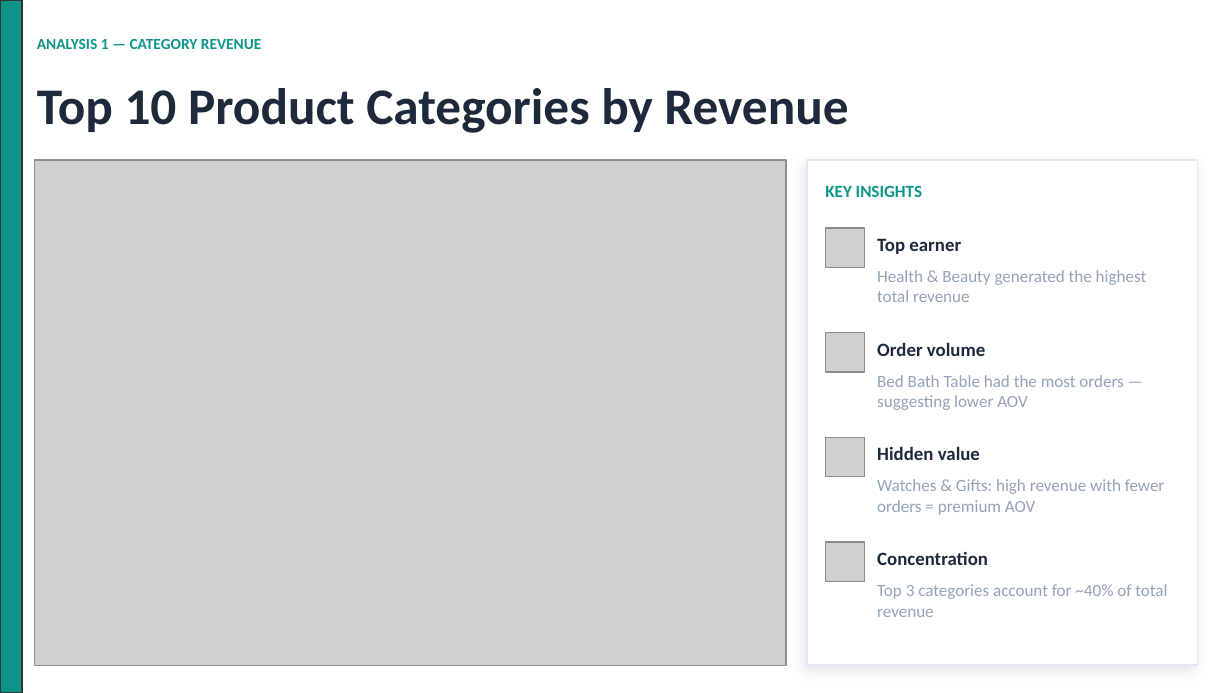
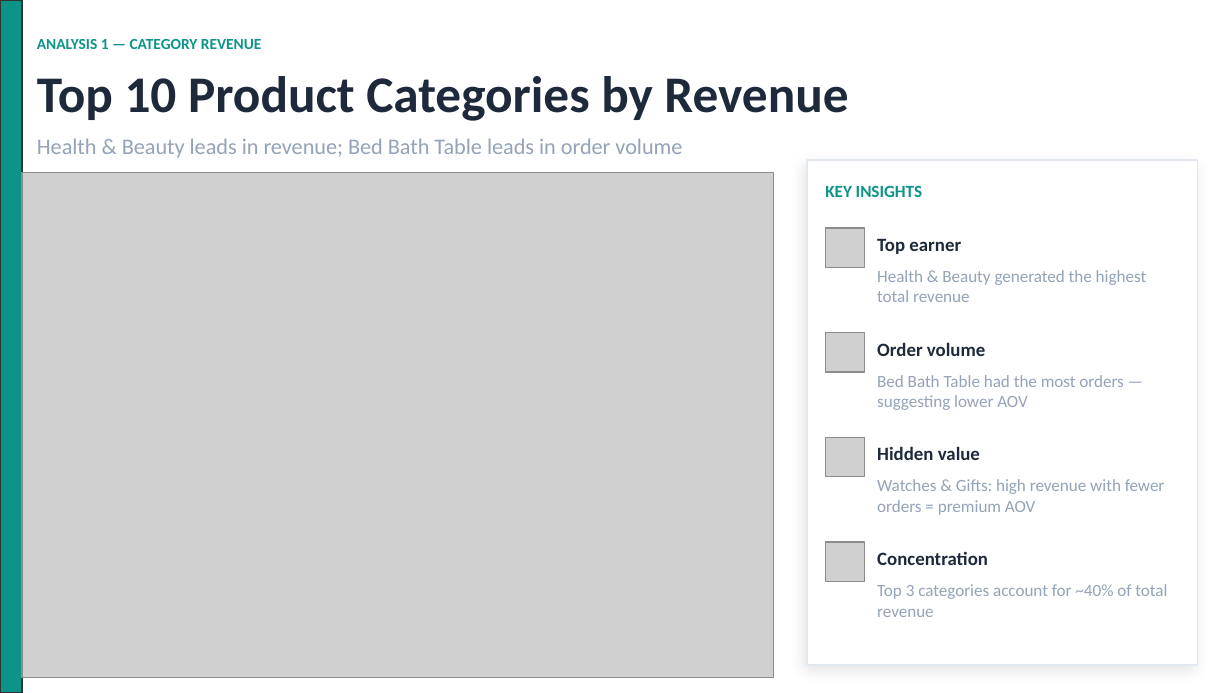
Before and after one commit to karunkrishnan2002/BI-Ecommerce-Sales-Analysis, a slide deck: slide 7 of Karun_Krishnan_BI_Case_Study.pptx. Drawn at 1232x693 pixels with LibreOffice and Linux fonts; fonts in the diff are those of the drawing; grey boxes stand for pictures. Boxes give left, top, right and bottom in pixels: in the first picture for what was removed or moved away, otherwise in the second. Text is boxed around its words. In the diff, an @@ line names an element or a change of style, - is before the commit and + after.

Commit message:
Presentation

```diff
--- a/Karun_Krishnan_BI_Case_Study.pptx
+++ b/Karun_Krishnan_BI_Case_Study.pptx
@@ text "Top 10 Product Categories by ...": place and size @@
-text "Top 10 Product Categories by ..." at (37,88,848,133)
+text "Top 10 Product Categories by ..." at (37,76,848,121)
@@ text "Health & Beauty leads in ..." rewrapped from (37,156,682,161) to (37,138,682,158) @@
@@ picture: place and size @@
-picture at (34,160,786,665)
+picture at (22,172,774,678)
```
Also in this commit, not shown: 1 other slide changed.
